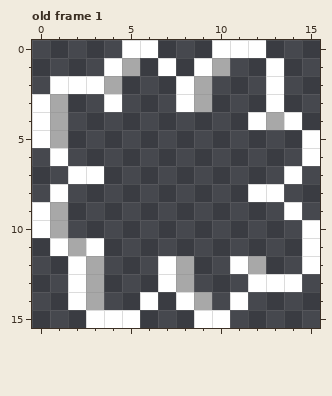
Pixel-art file -- assets/images/spritesheets/thought-cloud.aseprite. This is how it looked before the edit.
16x16 pixels, 3 frames. Shown: old frame 1. The commit also changed other frames, which this record leaves out.
The same view after the edit:
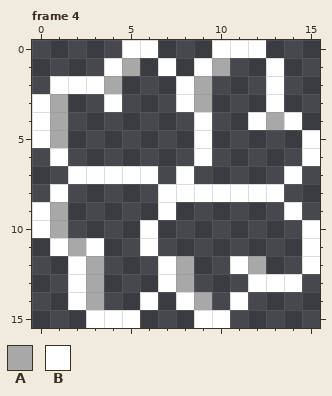
Palette (. is transparent): A #a8a8a8  B #ffffff
A new or re-ordered frame is compared with the old frame closest to it.
Commit: popping thought bubbles
Diff:
frames 3 -> 7
Frame 4 is new; against old frame 1:
Colour B is added in rows 4 to 6 at x 9; in row 7 at x 4 to 6 and 8; in row 8 at x 7 to 11; in row 9 at x 7; in rows 10 to 11 at x 6.
Pixel boxes of the changes (left, top, right, bottom) in both pictures:
added: (104, 112, 248, 256)
